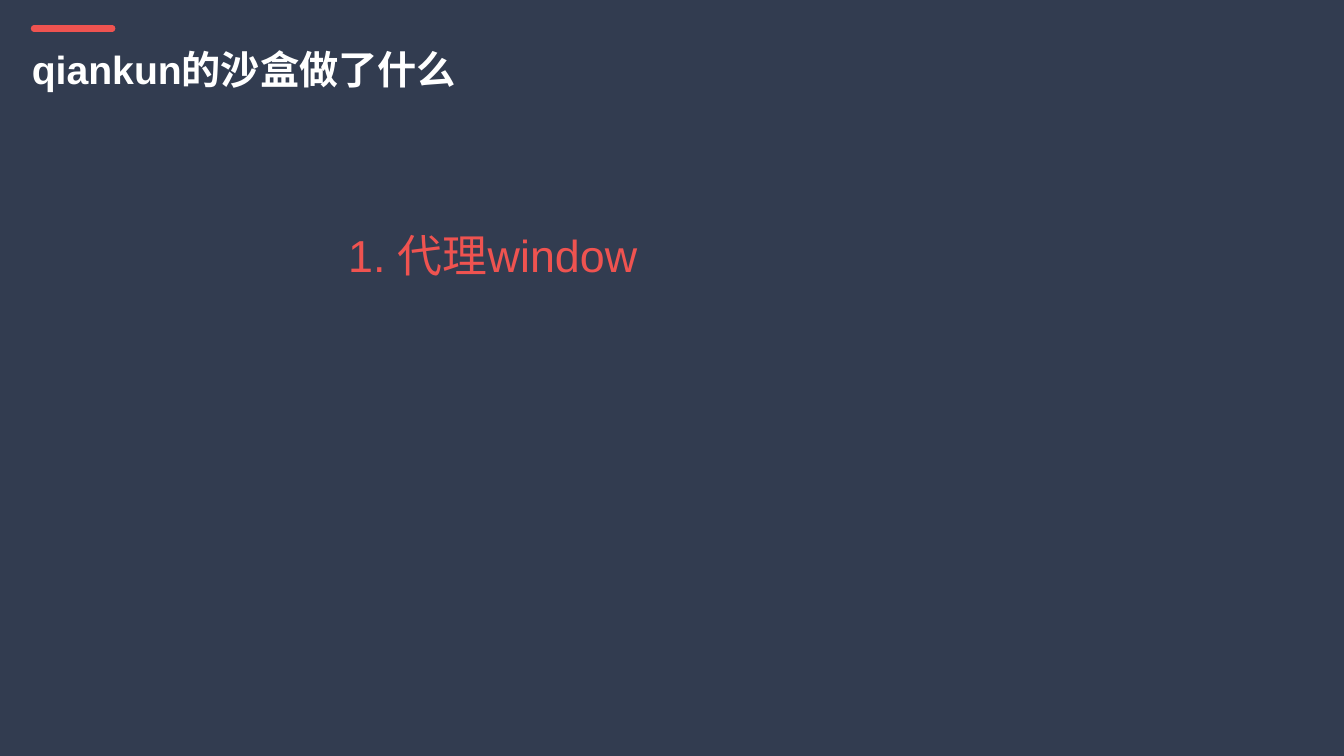
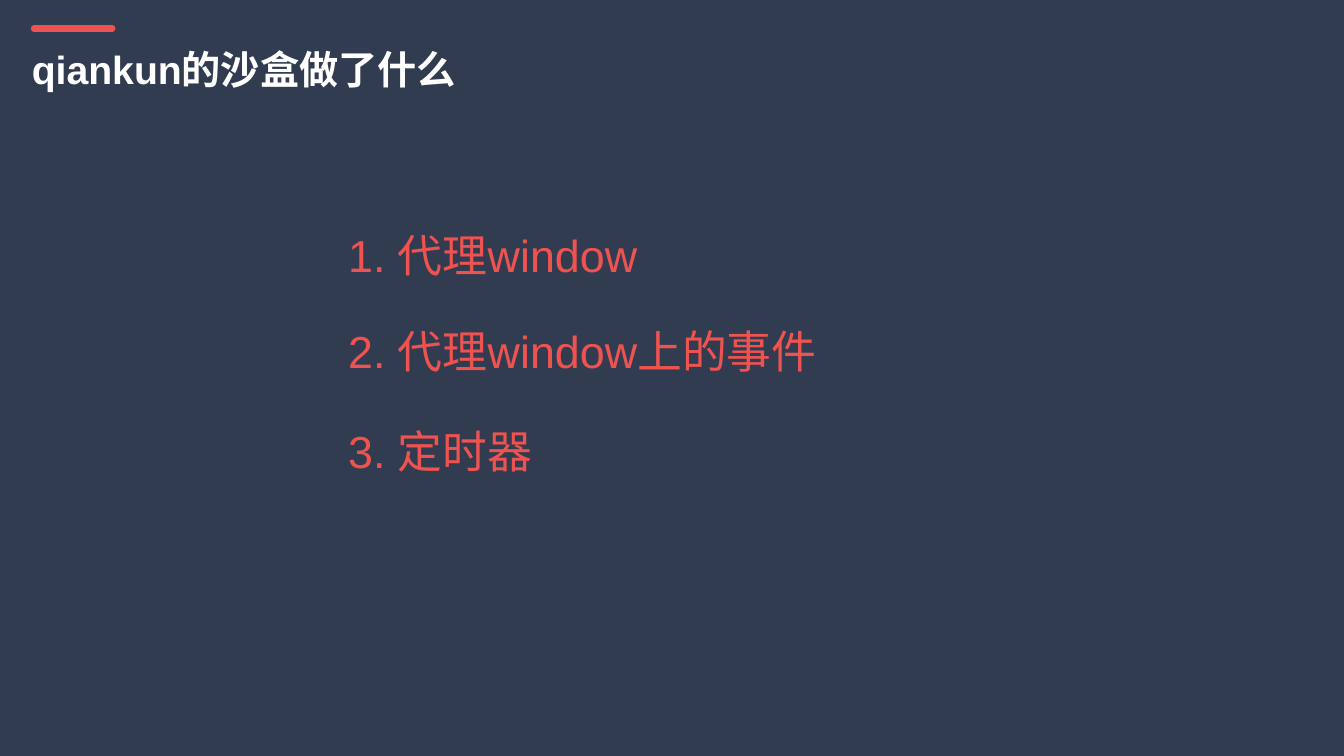
Before and after one commit to leason-wan/talk, a slide deck: slide 10 of 沙盒.pptx. Drawn at 1344x756 pixels with LibreOffice and Linux fonts; fonts in the diff are those of the drawing. Boxes give left, top, right and bottom in pixels: in the first picture for what was removed or moved away, otherwise in the second. Text is boxed around its words. In the diff, an @@ line names an element or a change of style, - is before the commit and + after.

```diff
--- a/沙盒.pptx
+++ b/沙盒.pptx
@@ text added at box(348, 330, 817, 372), 32 pt, text #EF5350 @@
+2. 代理window上的事件
@@ text added at box(348, 430, 532, 472), 32 pt, text #EF5350 @@
+3. 定时器
```
Also in this commit, not shown: 1 other slide changed, 4 slides added, 15 slides removed, 5 other files.
